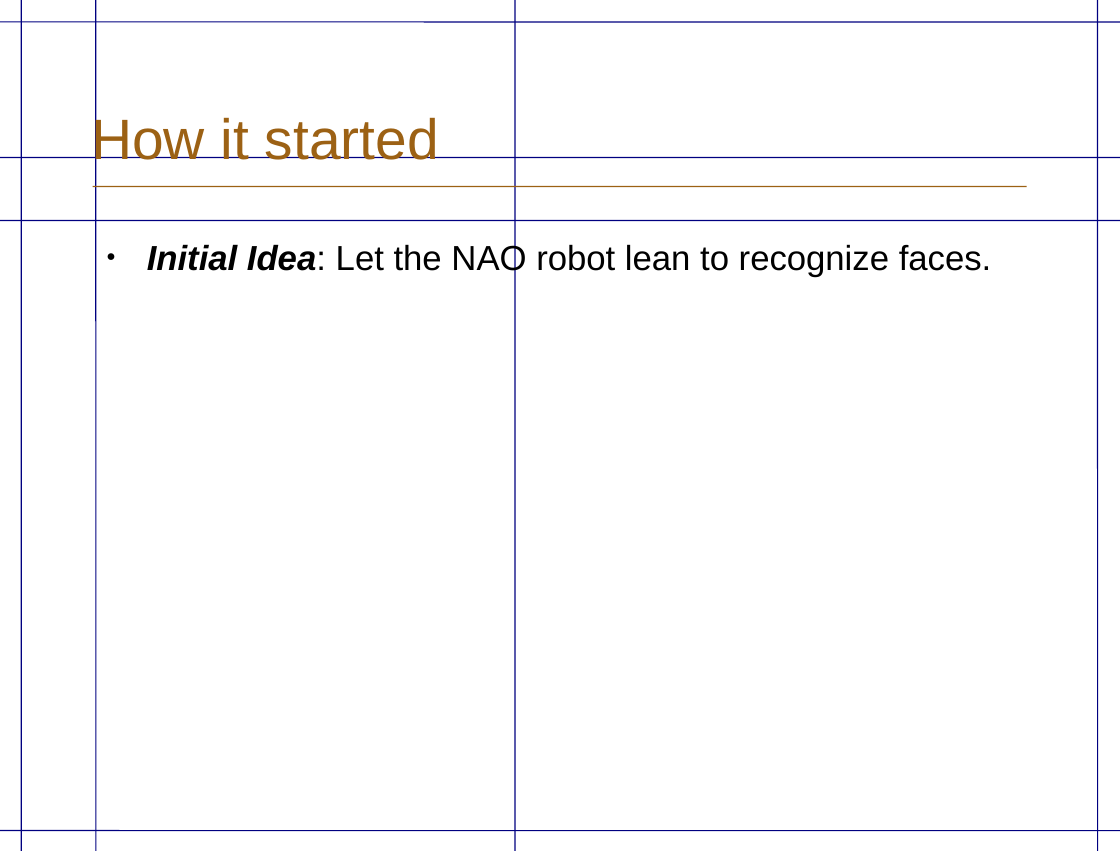
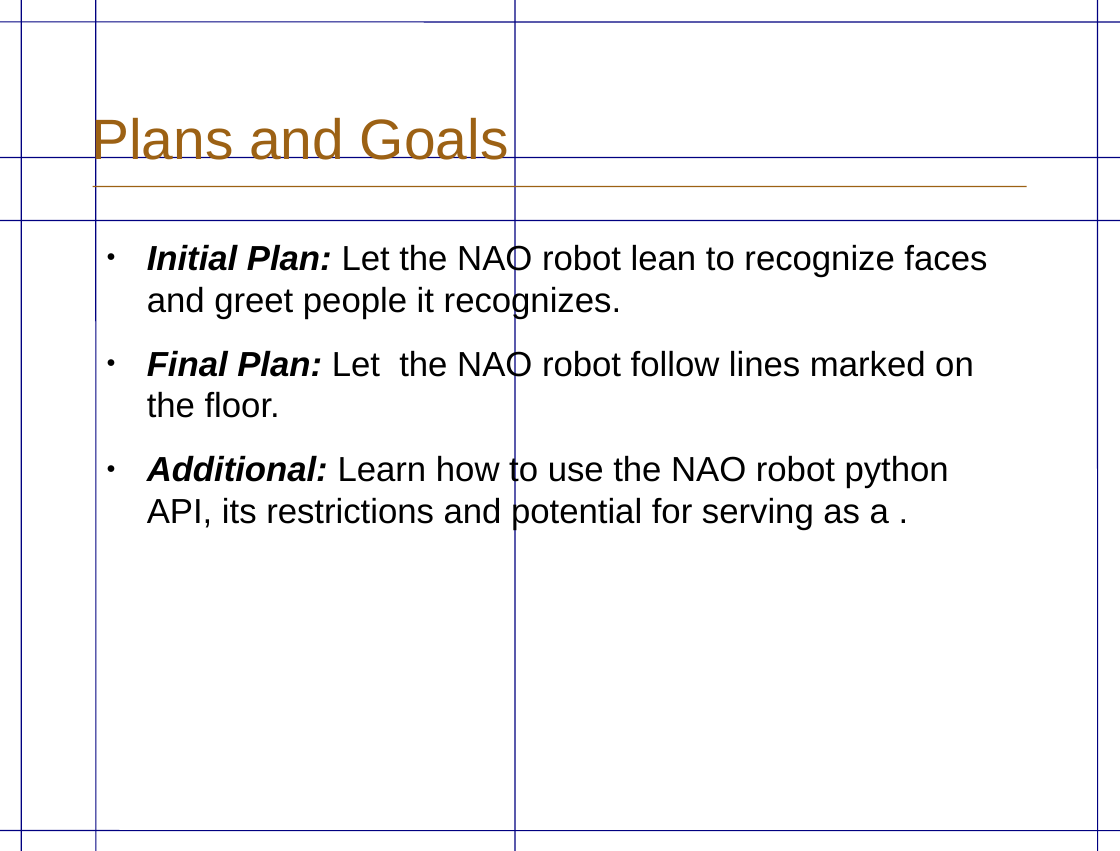
Before and after one commit to TabTabTab/NaoPresentation, a slide deck: slide 3 of NAOPresentation.odp. Drawn at 1120x851 pixels with LibreOffice and Linux fonts; fonts in the diff are those of the drawing; background and template pictures are left out. Boxes give left, top, right and bottom in pixels: in the first picture for what was removed or moved away, otherwise in the second. Text is boxed around its words. In the diff, an @@ line names an element or a change of style, - is before the commit and + after.

```diff
--- a/NAOPresentation.odp
+++ b/NAOPresentation.odp
@@ title at [91, 115, 509, 170]: text changed @@
-How it started
+Plans and Goals
@@ text at [147, 242, 987, 530]: text changed @@
-● Initial Idea: Let the NAO robot lean to recognize faces.
+● Initial Plan: Let the NAO robot lean to recognize faces and greet people it recognizes.
+● Final Plan: Let the NAO robot follow lines marked on the floor.
+● Additional: Learn how to use the NAO robot python API, its restrictions and potential for serving as a .
```
Also in this commit, not shown: 2 other slides changed, 1 slide added, 1 slide removed, 1 other file.
